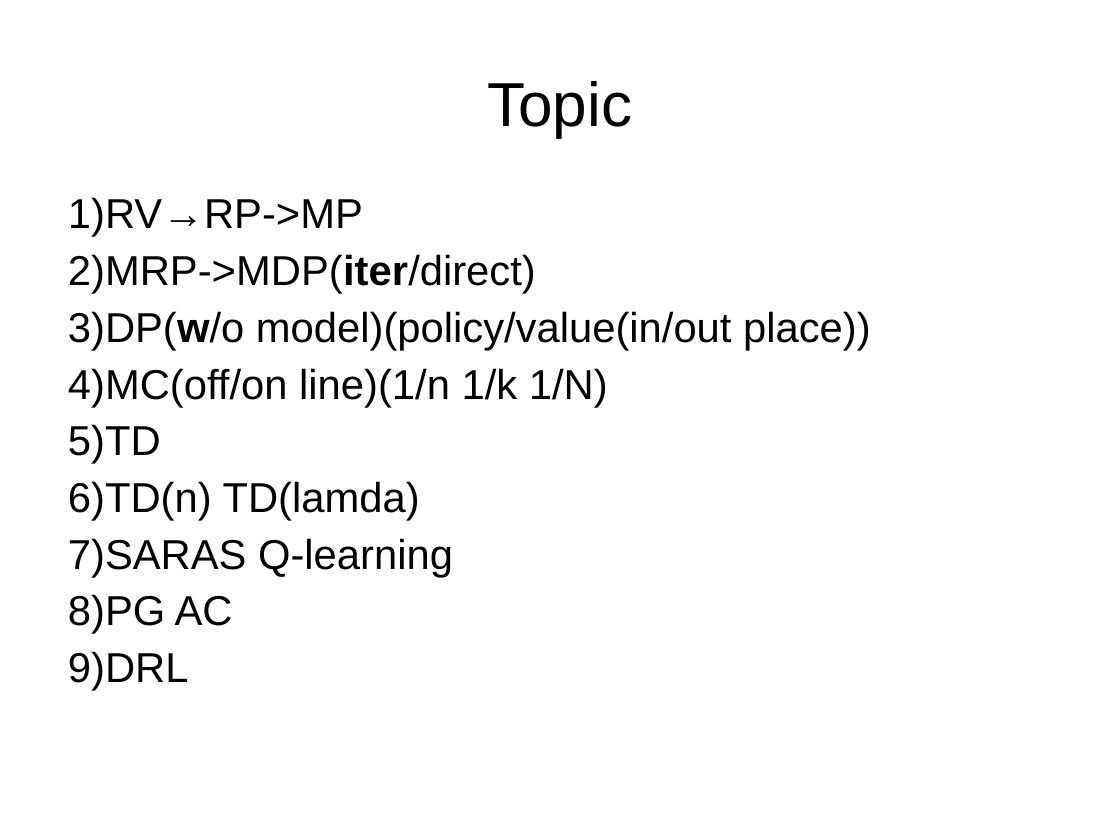
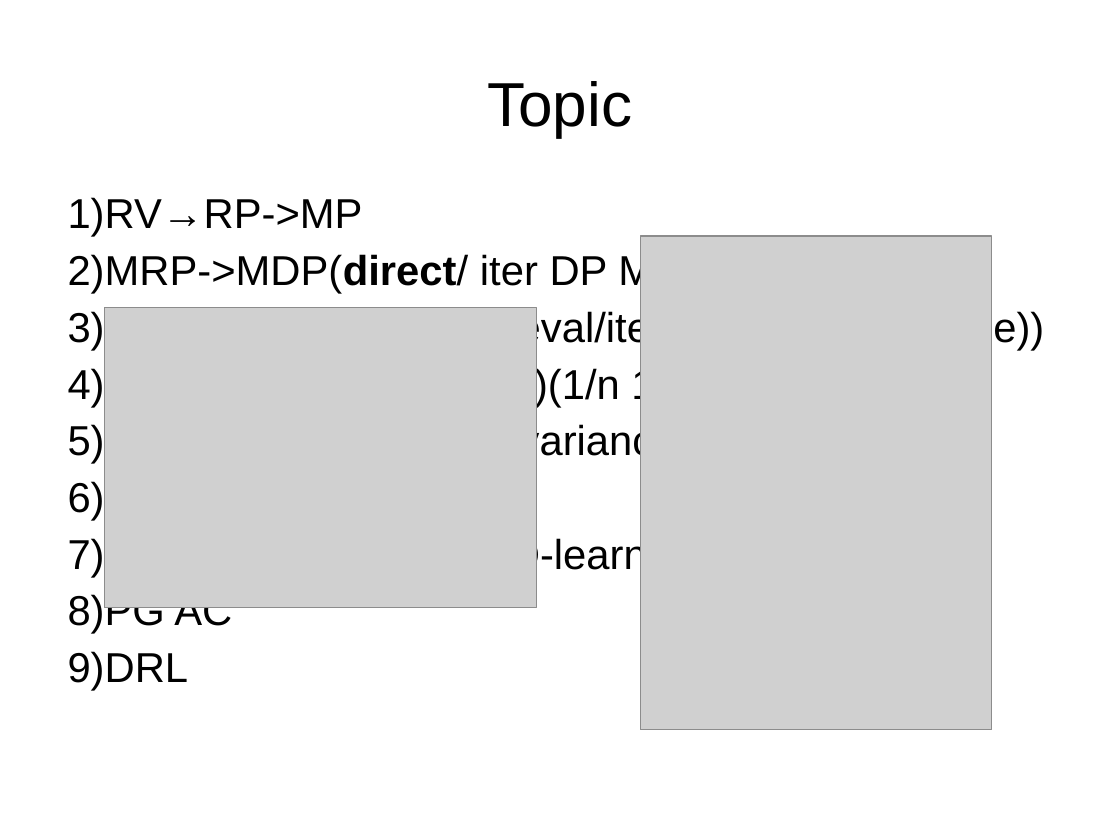
Before and after one commit to GarfieldF/RL_Course-slides_hw, a slide deck: slide 5 of DAY1/lecture1.ppt (slide 3 before the commit). Drawn at 1120x840 pixels with LibreOffice and Linux fonts; fonts in the diff are those of the drawing; grey boxes stand for pictures. Boxes give left, top, right and bottom in pixels: in the first picture for what was removed or moved away, otherwise in the second. Text is boxed around its words. In the diff, an @@ line names an element or a change of style, - is before the commit and + after.

```diff
--- a/DAY1/lecture1.ppt
+++ b/DAY1/lecture1.ppt
@@ picture added at [640,236,992,730] @@
@@ text at [68,252,1045,464]: text changed @@
-2) MRP->MDP(iter/direct)
-3) DP(w/o model)(policy/value(in/out place))
-4) MC(off/on line)(1/n 1/k 1/N)
-5) TD
+2) MRP->MDP(direct/ iter DP MC TD)
+3) DP(w/o model)(policy(eval/iter)/value(in/out place))
+4) MC(off/on-line learning)(1/n 1/k 1/N
+5) TD,MC=TD(1) )( bias–variance tradeoff)
@@ picture added at [104,308,537,608] @@
@@ text at [68,535,703,577]: text changed @@
-7) SARAS Q-learning
+7) (on/off policy)SARAS Q-learning
```
Also in this commit, not shown: 9 other slides changed, 6 slides added, 1 slide removed.
